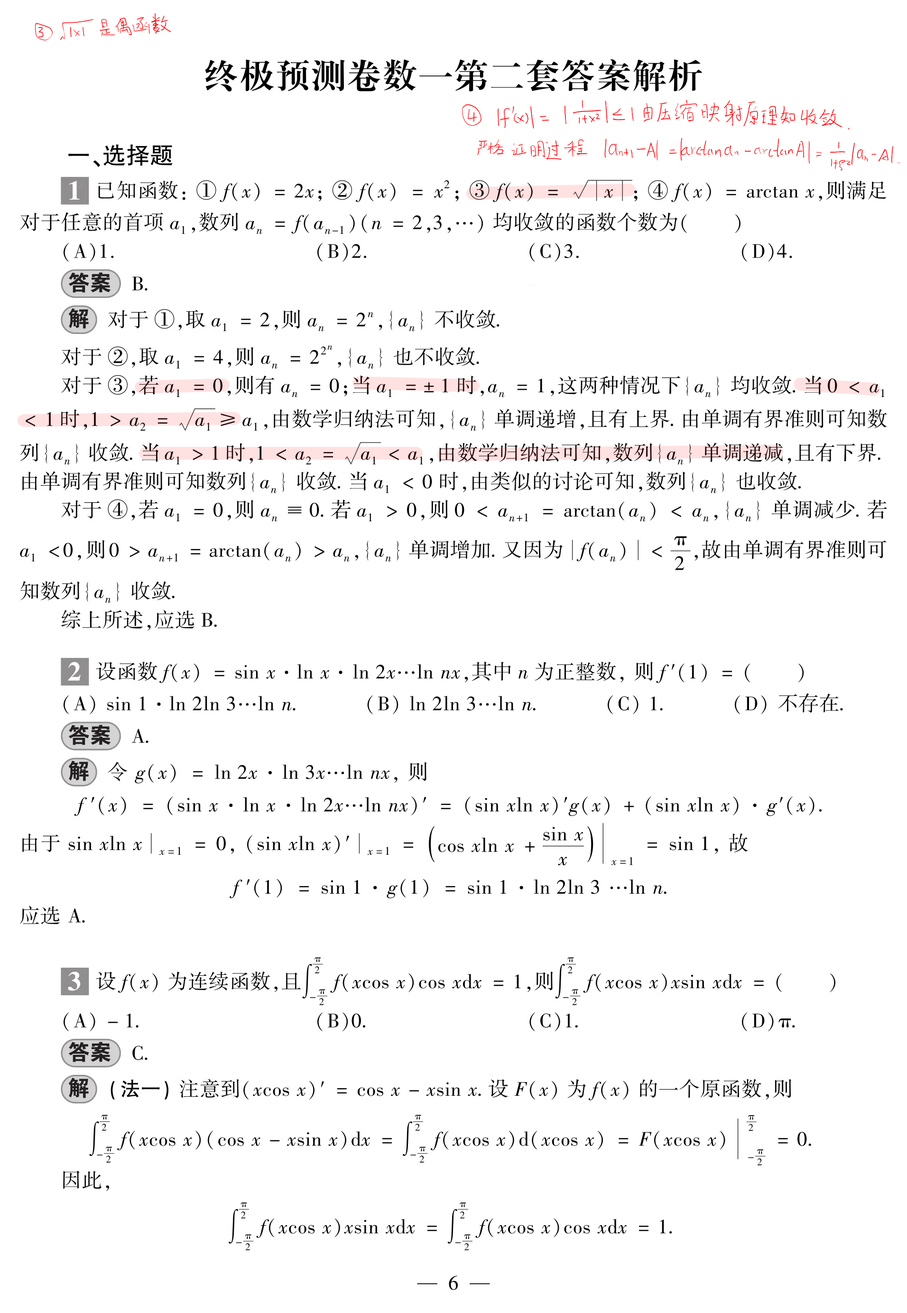
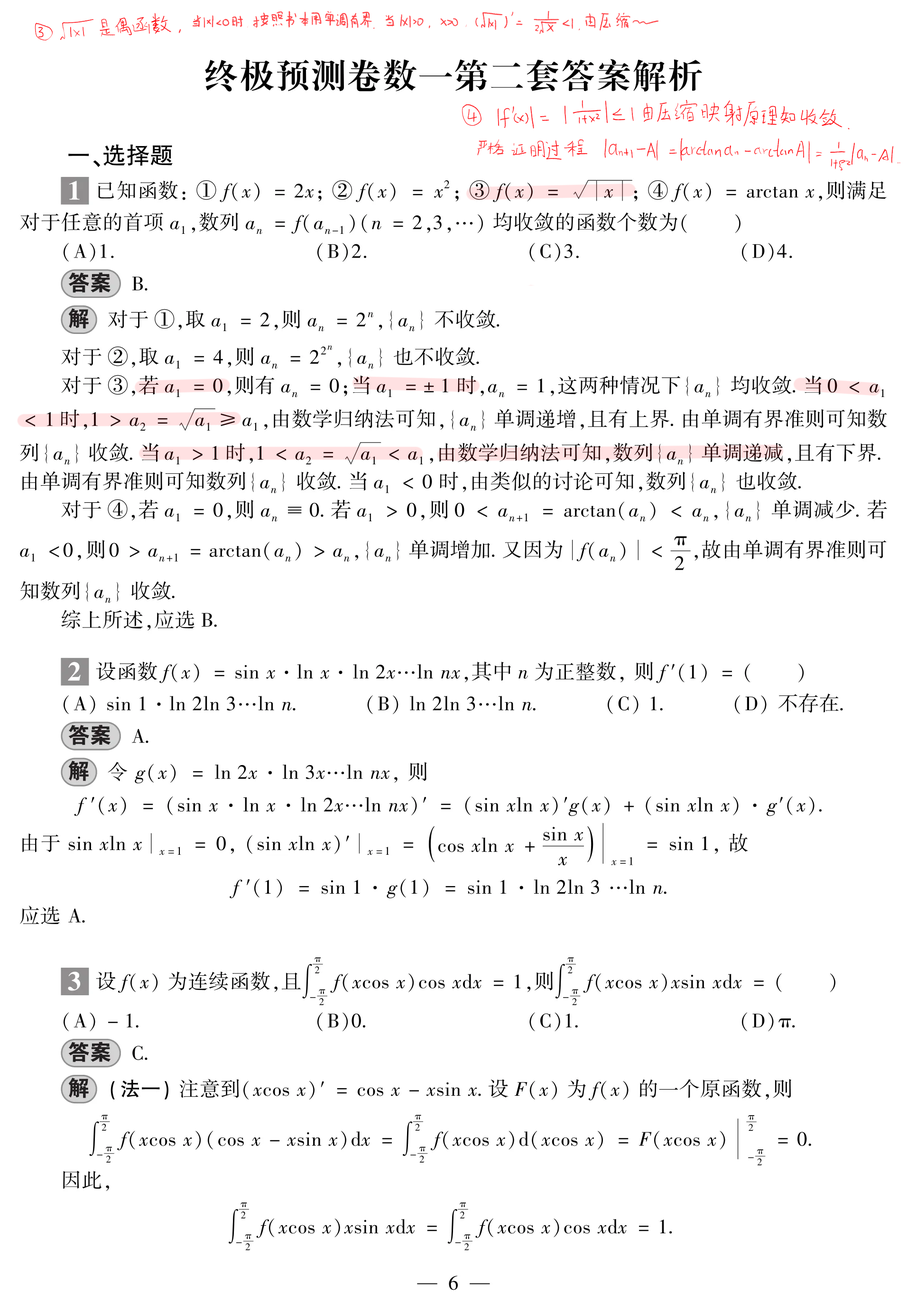
Before/after of a w=907, h=1313 layered artwork. What changed in the layer stack:
painted on "Paint Layer 1" over (178, 10, 660, 35)
painted on "Background" over (178, 10, 660, 35)
